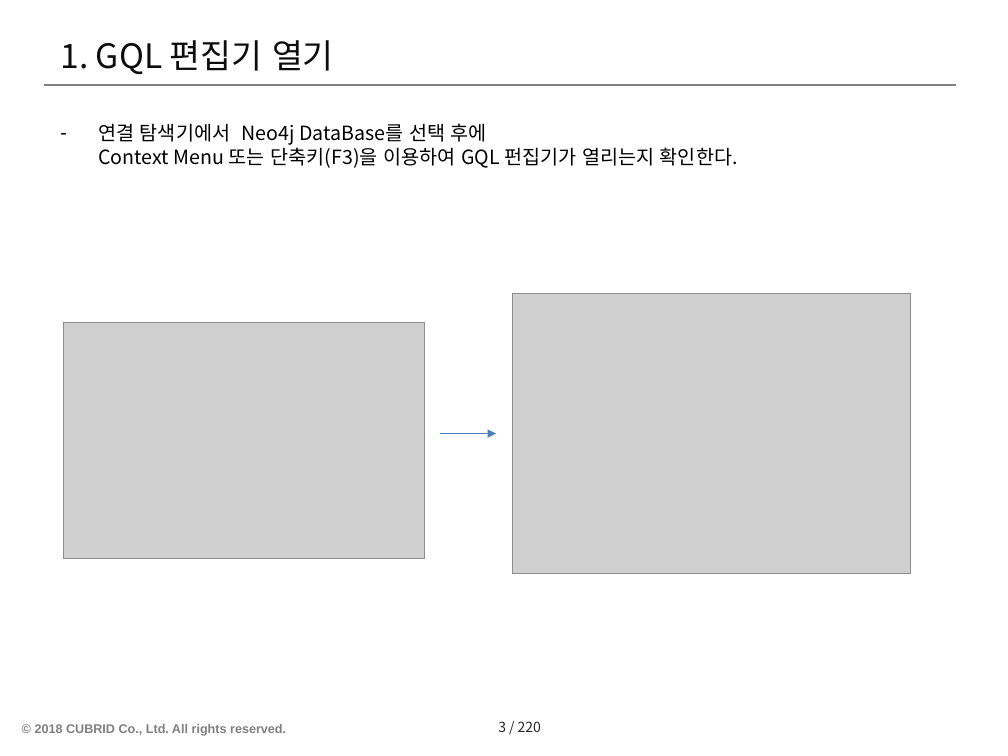
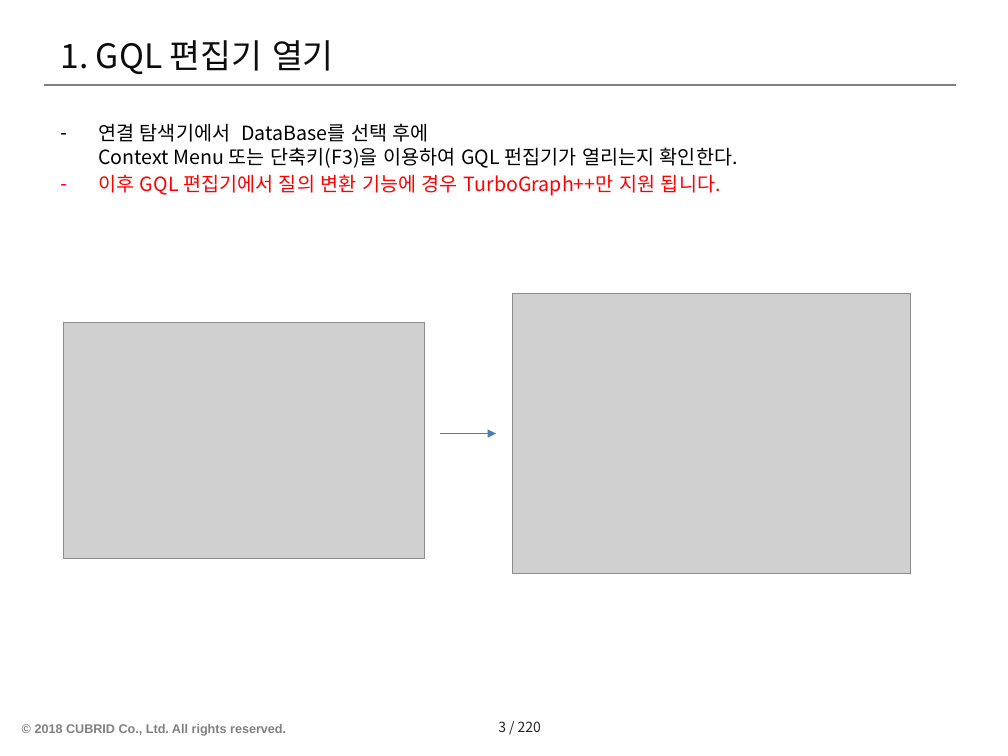
Before and after one commit to postech-dblab-iitp/visual-tool, a slide deck: slide 4 of ViT_docs/Test scenario-ViT/No.2-질의창.pptx. Drawn at 1008x756 pixels with LibreOffice and Linux fonts; fonts in the diff are those of the drawing; grey boxes stand for pictures; background and template pictures are left out. Boxes give left, top, right and bottom in pixels: in the first picture for what was removed or moved away, otherwise in the second. Text is boxed around its words. In the diff, an @@ line names an element or a change of style, - is before the commit and + after.

```diff
--- a/ViT_docs/Test scenario-ViT/No.2-질의창.pptx
+++ b/ViT_docs/Test scenario-ViT/No.2-질의창.pptx
@@ text at box(98, 123, 738, 196): text changed @@
-– 연결 탐색기에서 Neo4j DataBase를 선택 후에
-  Context Menu 또는 단축키(F3)을 이용하여 GQL 펀집기가 열리는지 확인한다.
+– 연결 탐색기에서 DataBase를 선택 후에
+  Context Menu 또는 단축키(F3)을 이용하여 GQL 펀집기가 열리는지 확인한다.
+– 이후 GQL 편집기에서 질의 변환 기능에 경우 TurboGraph++만 지원 됩니다.
```
Also in this commit, not shown: 2 slides added, 6 other files.
